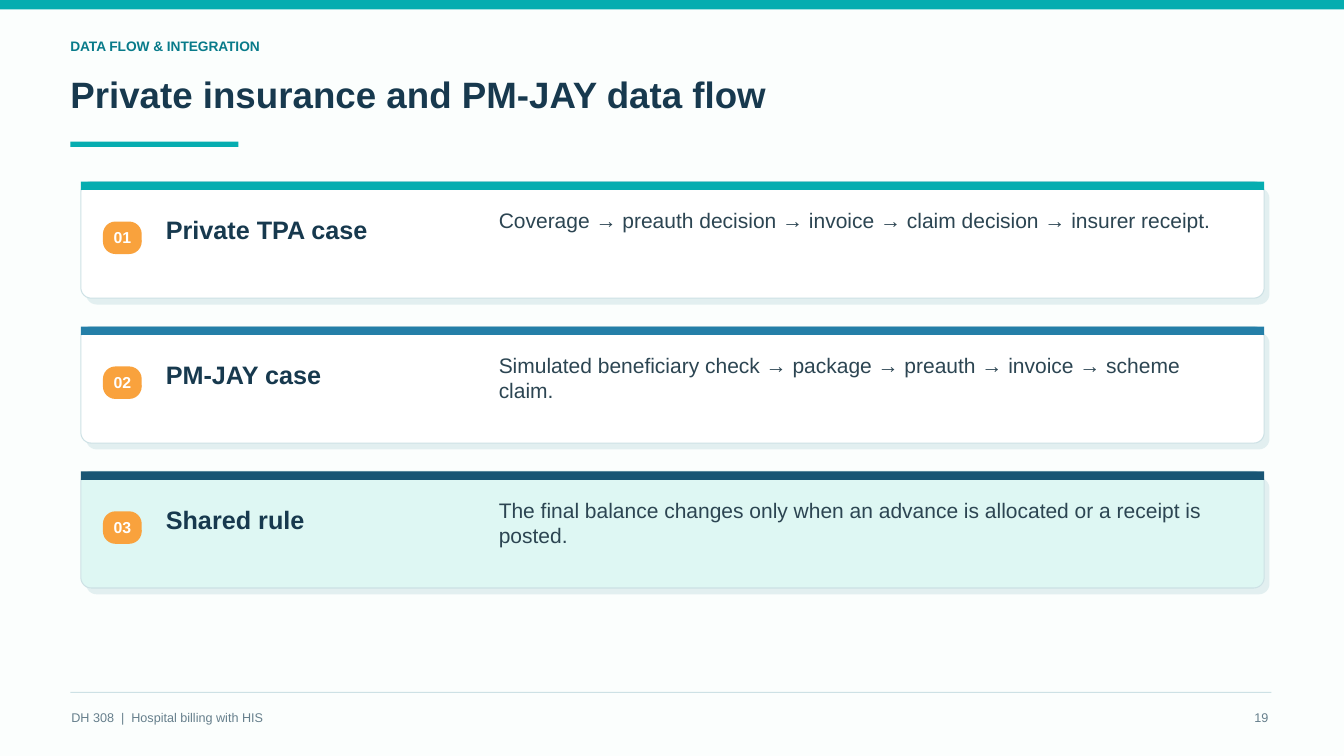
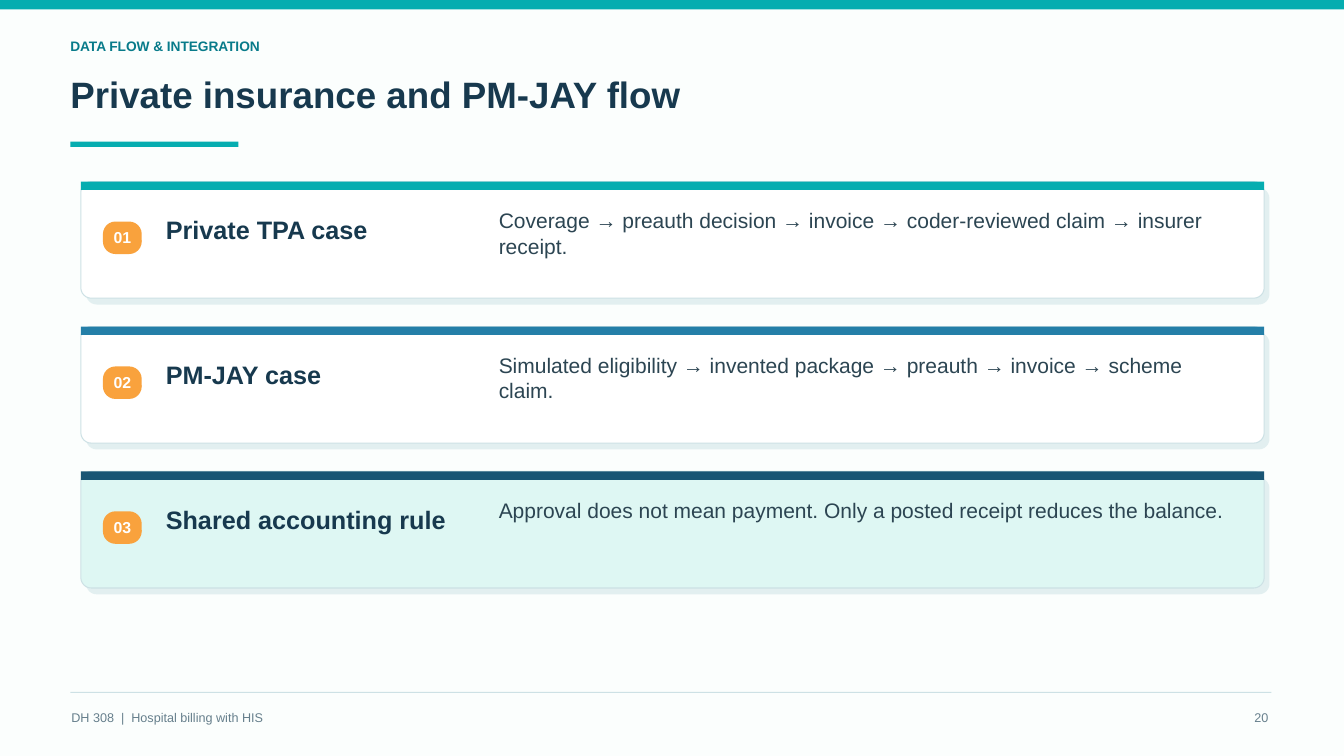
Before and after one commit to Osama-Bin-Lagging/tiveri-billing, a slide deck: slide 20 of presentation/DH308_HIS_Billing_Final.pptx (slide 19 before the commit). Drawn at 1344x756 pixels with LibreOffice and Linux fonts; fonts in the diff are those of the drawing. Boxes give left, top, right and bottom in pixels: in the first picture for what was removed or moved away, otherwise in the second. Text is boxed around its words. In the diff, an @@ line names an element or a change of style, - is before the commit and + after.

```diff
--- a/presentation/DH308_HIS_Billing_Final.pptx
+++ b/presentation/DH308_HIS_Billing_Final.pptx
@@ text at box(70, 81, 680, 109): text changed @@
-Private insurance and PM-JAY data flow
+Private insurance and PM-JAY flow
@@ text at box(499, 212, 1202, 258): text changed @@
-Coverage → preauth decision → invoice → claim decision → insurer receipt.
+Coverage → preauth decision → invoice → coder-reviewed claim → insurer receipt.
@@ text at box(499, 357, 1182, 398): text changed @@
-Simulated beneficiary check → package → preauth → invoice → scheme claim.
+Simulated eligibility → invented package → preauth → invoice → scheme claim.
@@ text at box(499, 503, 1223, 523): text changed @@
-The final balance changes only when an advance is allocated or a receipt is posted.
+Approval does not mean payment. Only a posted receipt reduces the balance.
@@ text at box(166, 510, 445, 534): text changed @@
-Shared rule
+Shared accounting rule
@@ text at box(1254, 713, 1268, 722): text changed @@
-19
+20
```
Also in this commit, not shown: 11 other slides changed, 9 slides added, 8 slides removed, 13 other files.
